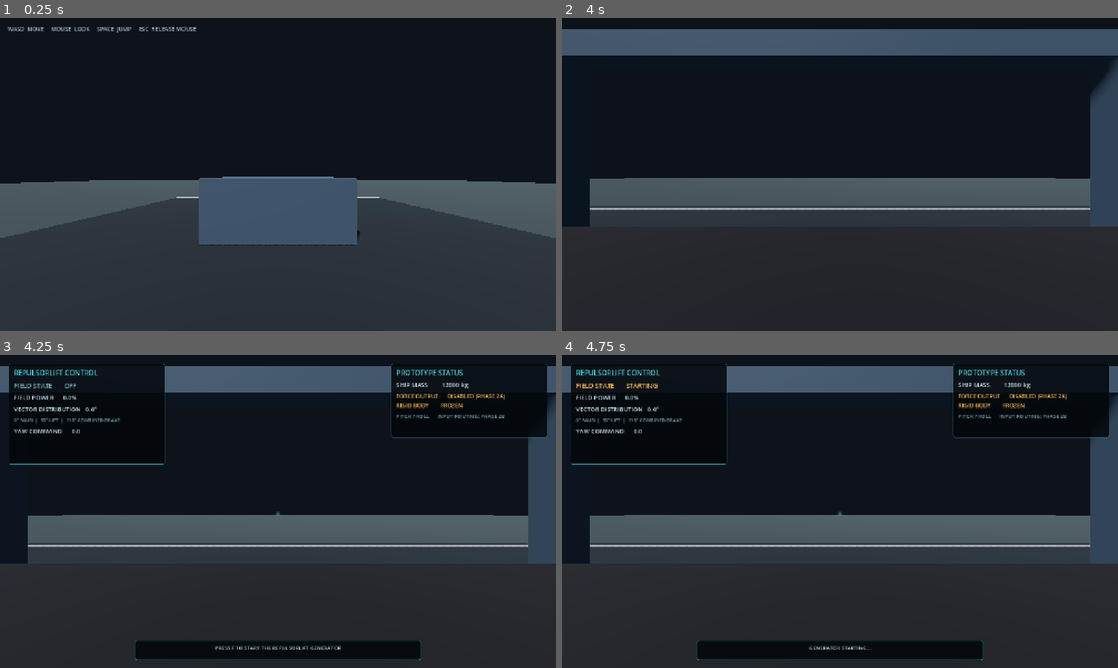
Above: before the commit, frames 1-4 (two rows, left to right).
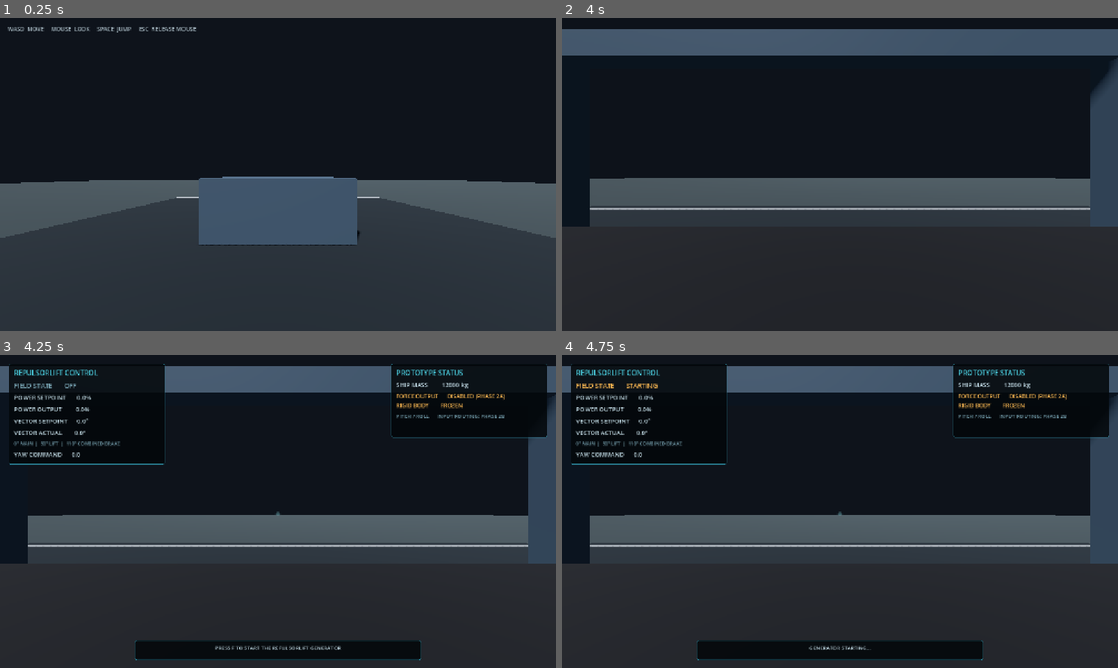
Above: after the commit, the same moments.

Repository: OvalDreamX/Gd-Proyect
Game: Godot game, scene res://scenes/test_range.tscn
The game is run twice, just before and just after one commit, with the same random seed, the same clock (stepped at 60 frames per second) and the same inputs.
Inputs (mouse positions are in pixels of both pictures, inside the frame that each line leads up to):
- Up to frame 1 (0.25 s): no input
- Up to frame 2 (4 s): tap Enter at 0.5 s; move the mouse to (867, 174) at 0.52 s; hold F (interact) 0.53-1.28 s; hold W (move_forward) from 0.53 s (still down); tap Space (jump) at 0.77, 1.52, 2.75, 3.02, 3.77 s; move the mouse to (812, 174) at 1.27 s; tap Q (ship_vector_decrease) at 1.35, 3.6 s; move the mouse to (851, 168) at 2.02 s; tap E (ship_vector_increase) at 2.1 s; move the mouse to (834, 180) at 2.77 s; tap F (interact) at 2.85 s; move the mouse to (878, 177) at 3.52 s
- Up to frame 3 (4.25 s): keep holding W (move_forward)
- Up to frame 4 (4.75 s): tap F (interact) at 4.25 s; move the mouse to (673, 464) at 4.27 s; release W (move_forward) at 4.28 s; hold A (move_left) from 4.28 s (still down); tap E (ship_vector_increase) at 4.35 s; tap Space (jump) at 4.52 s

Frames 1-2 are identical in both runs. In frame 3, 0.9% of the frame differs, in the area x 2-22%, y 12-33%; in frame 4, 0.9%.

Commit message:
control lag patch

Diff:
--- a/scripts/flight_hud.gd
+++ b/scripts/flight_hud.gd
@@ -13,7 +13,9 @@
 
 var _field_state_label: Label
 var _field_power_label: Label
+var _field_power_output_label: Label
 var _vector_label: Label
+var _vector_output_label: Label
 var _yaw_label: Label
 var _mass_label: Label
 var _physics_label: Label
@@ -32,8 +34,10 @@
 		return
 
 	var field_state: String = str(telemetry.get("field_state", "OFF"))
-	var power: float = float(telemetry.get("field_power_command", 0.0))
-	var vector_degrees: float = float(telemetry.get("vector_distribution_degrees", 0.0))
+	var power_command: float = float(telemetry.get("field_power_command", 0.0))
+	var power_output: float = float(telemetry.get("field_power_output", 0.0))
+	var vector_command_degrees: float = float(telemetry.get("vector_distribution_degrees", 0.0))
+	var vector_actual_degrees: float = float(telemetry.get("vector_distribution_actual_degrees", 0.0))
 	var yaw: float = float(telemetry.get("yaw_command", 0.0))
 	var mass_kg: float = float(telemetry.get("ship_mass_kg", 0.0))
 	var body_frozen: bool = bool(telemetry.get("rigid_body_frozen", true))
@@ -58,8 +62,10 @@
 			_field_state_label.add_theme_color_override("font_color", COLOR_MUTED)
 			_instruction_label.text = "FIELD STATE UNKNOWN"
 
-	_field_power_label.text = "FIELD POWER      " + String.num(power * 100.0, 1) + "%"
-	_vector_label.text = "VECTOR DISTRIBUTION   " + String.num(vector_degrees, 1) + "°"
+	_field_power_label.text = "POWER SETPOINT       " + String.num(power_command * 100.0, 1) + "%"
+	_field_power_output_label.text = "POWER OUTPUT         " + String.num(power_output * 100.0, 1) + "%"
+	_vector_label.text = "VECTOR SETPOINT      " + String.num(vector_command_degrees, 1) + "°"
+	_vector_output_label.text = "VECTOR ACTUAL        " + String.num(vector_actual_degrees, 1) + "°"
 	_yaw_label.text = "YAW COMMAND      %s" % String.num(yaw, 2)
 	_mass_label.text = "SHIP MASS         %s kg" % String.num(mass_kg, 0)
 
@@ -84,8 +90,10 @@
 	var system_content := _create_panel_content(system_panel)
 	_add_label(system_content, "REPULSORLIFT CONTROL", 16, COLOR_ACCENT)
 	_field_state_label = _add_label(system_content, "FIELD STATE       OFF", 15, COLOR_MUTED)
-	_field_power_label = _add_label(system_content, "FIELD POWER       0.0 %", 14, COLOR_TEXT)
-	_vector_label = _add_label(system_content, "VECTOR DISTRIBUTION   0.0°", 14, COLOR_TEXT)
+	_field_power_label = _add_label(system_content, "POWER SETPOINT       0.0%", 14, COLOR_TEXT)
+	_field_power_output_label = _add_label(system_content, "POWER OUTPUT         0.0%", 14, COLOR_TEXT)
+	_vector_label = _add_label(system_content, "VECTOR SETPOINT      0.0°", 14, COLOR_TEXT)
+	_vector_output_label = _add_label(system_content, "VECTOR ACTUAL        0.0°", 14, COLOR_TEXT)
 	_add_label(system_content, "0° MAIN  |  90° LIFT  |  110° COMBINED BRAKE", 11, COLOR_MUTED)
 	_yaw_label = _add_label(system_content, "YAW COMMAND      +0.00", 14, COLOR_TEXT)
 
--- a/scripts/ship_flight_controller.gd
+++ b/scripts/ship_flight_controller.gd
@@ -23,6 +23,12 @@
 ## Prototype tuning value: rate of travel through the continuous 0-110 degree range.
 @export_range(5.0, 90.0, 1.0) var vector_change_degrees_per_second: float = 35.0
 
+## Maximum rate at which generated field output catches up with the power setpoint.
+## Kept below the pilot command rate to create a visible, tunable spool response.
+@export_range(0.05, 1.0, 0.05) var field_power_output_rate_per_second: float = 0.20
+## Maximum rate at which actual field-vector distribution follows its setpoint.
+@export_range(5.0, 90.0, 1.0) var vector_output_change_degrees_per_second: float = 22.0
+
 const MIN_VECTOR_DISTRIBUTION_DEGREES: float = 0.0
 const MAX_VECTOR_DISTRIBUTION_DEGREES: float = 110.0
 
@@ -31,8 +37,12 @@
 var _hud: FlightHUD
 var _field_state: int = FieldState.OFF
 var _startup_time_remaining: float = 0.0
+# Pilot setpoints move in response to W/S and Q/E. Actual outputs lag behind
+# these setpoints, representing generator spool-up and field-vector actuator response.
 var _field_power_command: float = 0.0
+var _field_power_output: float = 0.0
 var _vector_distribution_degrees: float = MIN_VECTOR_DISTRIBUTION_DEGREES
+var _vector_distribution_actual_degrees: float = MIN_VECTOR_DISTRIBUTION_DEGREES
 var _yaw_command: float = 0.0
 var _require_neutral_controls: bool = false
 
@@ -87,6 +97,7 @@
 
 	if _field_state == FieldState.ONLINE:
 		telemetry_changed = _update_online_commands(delta) or telemetry_changed
+		telemetry_changed = _update_actuator_outputs(delta) or telemetry_changed
 	elif not is_zero_approx(_yaw_command):
 		_yaw_command = 0.0
 		telemetry_changed = true
@@ -107,6 +118,7 @@
 func _turn_field_off() -> void:
 	_startup_time_remaining = 0.0
 	_field_power_command = 0.0
+	_field_power_output = 0.0
 	_yaw_command = 0.0
 	_set_field_state(FieldState.OFF)
 
@@ -177,6 +189,33 @@
 	return changed
 
 
+func _update_actuator_outputs(delta: float) -> bool:
+	# Use a rate-limited response rather than directly copying the setpoints.
+	# This is intentionally a simple, deterministic spool/actuator model; it is
+	# not yet a thermal or electrical simulation of the fictional generator.
+	var changed: bool = false
+
+	var new_power_output: float = move_toward(
+		_field_power_output,
+		_field_power_command,
+		field_power_output_rate_per_second * delta
+	)
+	if not is_equal_approx(new_power_output, _field_power_output):
+		_field_power_output = new_power_output
+		changed = true
+
+	var new_vector_output: float = move_toward(
+		_vector_distribution_actual_degrees,
+		_vector_distribution_degrees,
+		vector_output_change_degrees_per_second * delta
+	)
+	if not is_equal_approx(new_vector_output, _vector_distribution_actual_degrees):
+		_vector_distribution_actual_degrees = new_vector_output
+		changed = true
+
+	return changed
+
+
 func _publish_telemetry() -> void:
 	if not is_instance_valid(_hud):
 		return
@@ -186,7 +225,9 @@
 	var snapshot: Dictionary = {
 		"field_state": _field_state_name(),
 		"field_power_command": _field_power_command,
+		"field_power_output": _field_power_output,
 		"vector_distribution_degrees": _vector_distribution_degrees,
+		"vector_distribution_actual_degrees": _vector_distribution_actual_degrees,
 		"yaw_command": _yaw_command,
 		"ship_mass_kg": _ship.mass,
 		"rigid_body_frozen": _ship.freeze,
